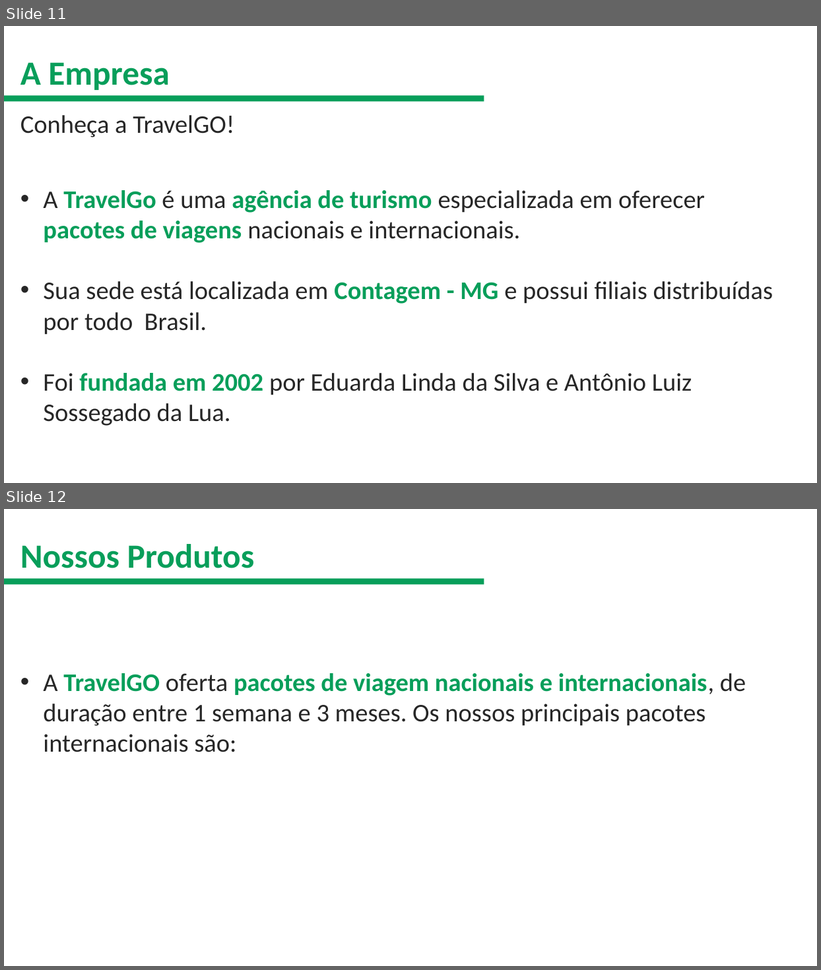
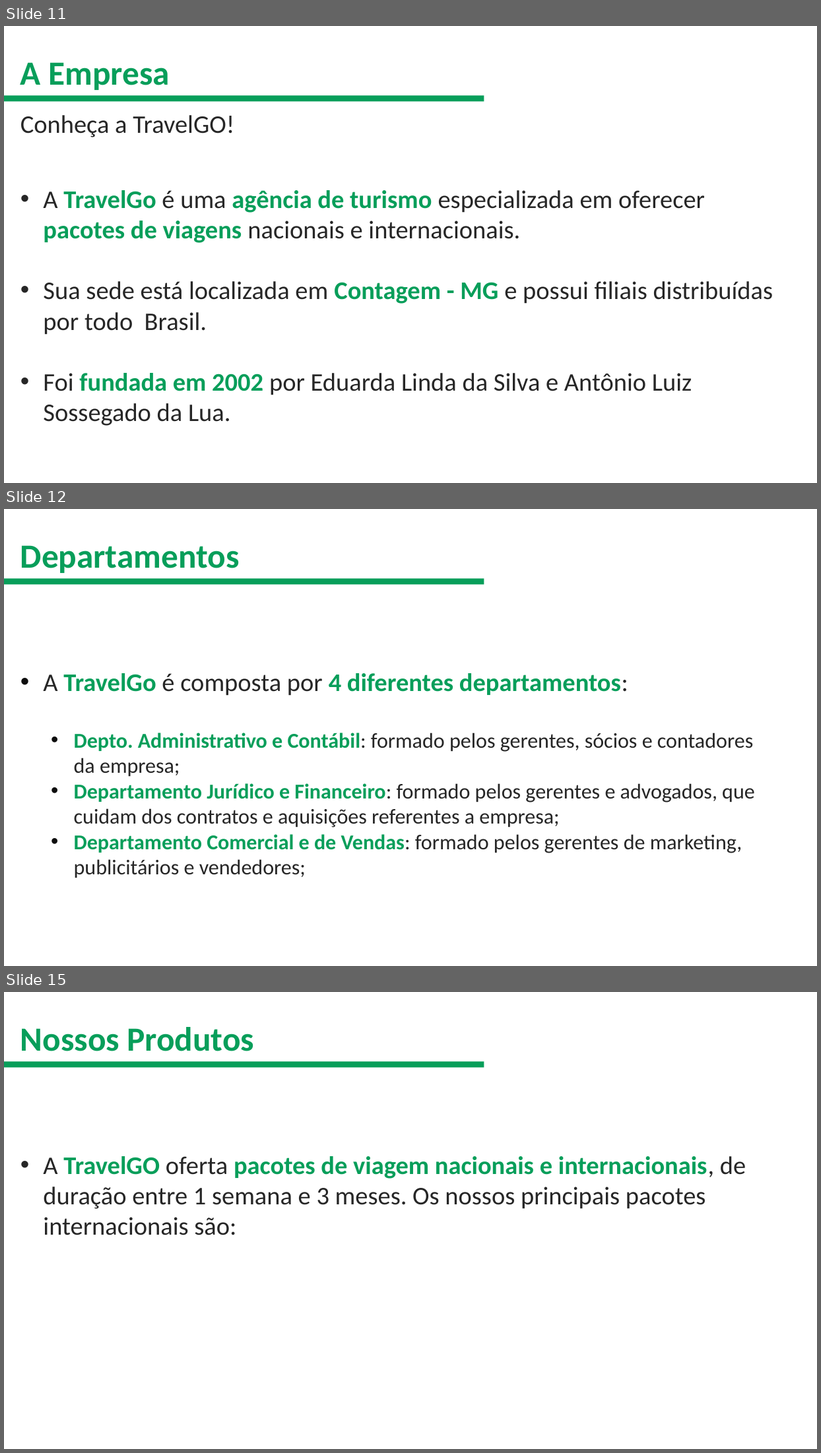
Before and after one commit to zmdy/aulas, a slide deck: source/assets/content/administracao/modulo-02/modelo-slide-tcm.pptx. Shown one above the other, each under a label of ours: slides 11 and 12 before the commit, slides 11, 12 and 15 after it; the slides between them are not shown. The pictures are 821x970 and 821x1453 pixels, drawn with LibreOffice and Linux fonts; fonts in the diff are those of the drawing; background and template pictures are left out. Boxes give left, top, right and bottom in pixels: in the first picture for what was removed or moved away, otherwise in the second. Text is boxed around its words. In the diff, an @@ line names an element or a change of style, - is before the commit and + after.

```diff
--- a/source/assets/content/administracao/modulo-02/modelo-slide-tcm.pptx
+++ b/source/assets/content/administracao/modulo-02/modelo-slide-tcm.pptx
@@ slide 12 added at (4,509,817,966), background picture (left out) @@
@@ text added at (20,545,240,573), 40 pt, text #089E5A, bold @@
+Departamentos
@@ rectangle added at (4,578,484,585), fill #089E5A @@
@@ text added at (43,673,755,878), 25 pt, text #262626 @@
+• A TravelGo é composta por 4 diferentes departamentos:
+  • Depto. Administrativo e Contábil: formado pelos gerentes, sócios e contadores da empresa;
+  • Departamento Jurídico e Financeiro: formado pelos gerentes e advogados, que cuidam dos contratos e aquisições referentes a empresa;
+  • Departamento Comercial e de Vendas: formado pelos gerentes de marketing, publicitários e vendedores;
@@ what was slide 12 is now slide 15 @@
```
Also in this commit, not shown: 4 slides changed, 6 other slides added, 50 other files.
